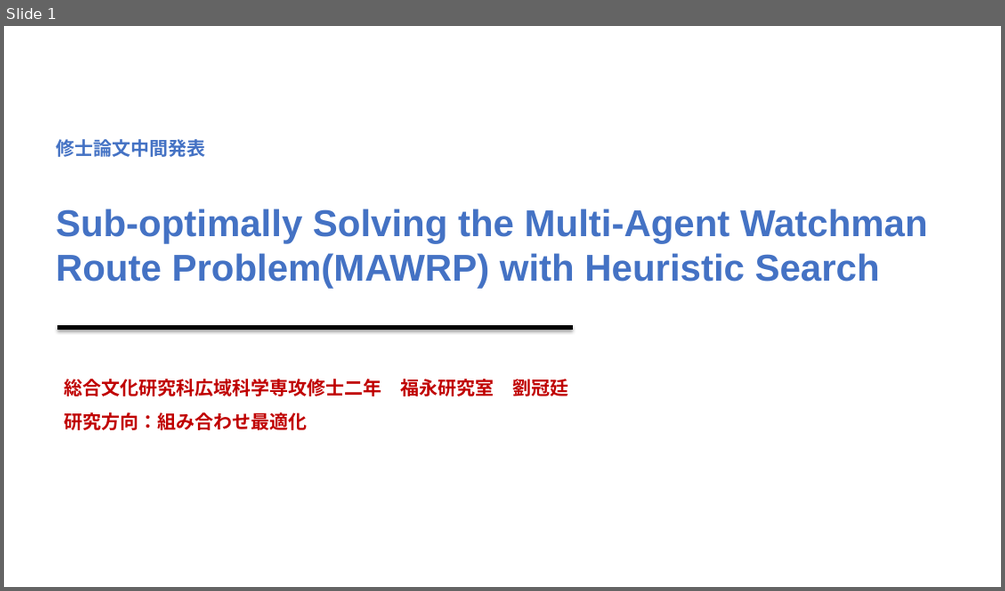
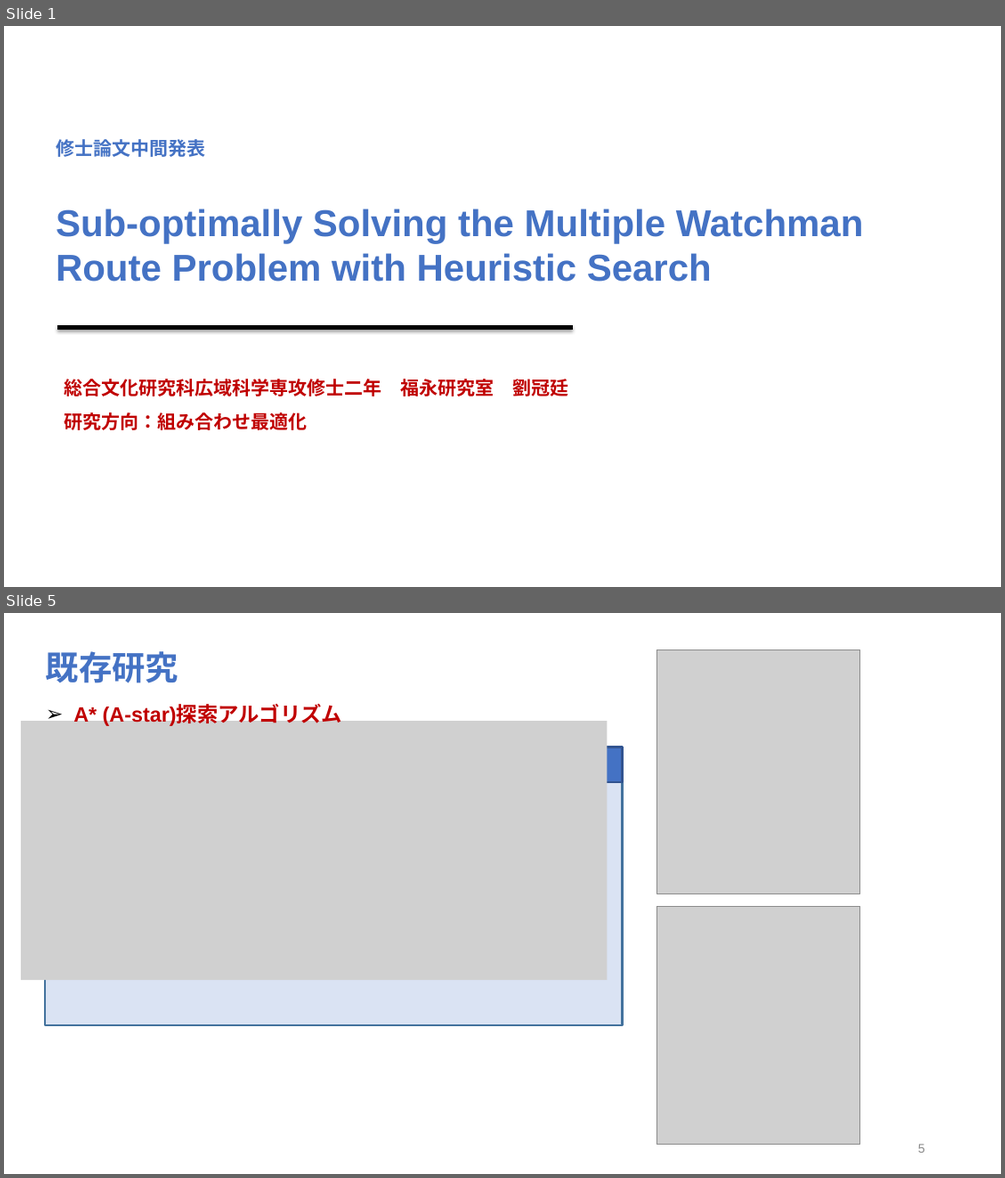
Before and after one commit to lgt494371725/Research, a slide deck: 31216835_LIUGuanting.pptx. Shown one above the other, each under a label of ours: slide 1 before the commit, slides 1 and 5 after it; the slides between them are not shown. The pictures are 1005x591 and 1005x1178 pixels, drawn with LibreOffice and Linux fonts; fonts in the diff are those of the drawing; grey boxes stand for pictures. Boxes give left, top, right and bottom in pixels: in the first picture for what was removed or moved away, otherwise in the second. Text is boxed around its words. In the diff, an @@ line names an element or a change of style, - is before the commit and + after.

Commit message:
multi-agent visualization complete

```diff
--- a/31216835_LIUGuanting.pptx
+++ b/31216835_LIUGuanting.pptx
@@ slide 5 added at bbox=[4, 613, 1001, 1174], background #FFFFFF @@
@@ text added at bbox=[46, 651, 178, 683], 32 pt, text #4472C4, bold @@
+既存研究
@@ picture added at bbox=[657, 649, 861, 893] @@
@@ text added at bbox=[73, 705, 342, 726], 20 pt, text #C00000, bold @@
+➢ A* (A-star)探索アルゴリズム
@@ picture added at bbox=[20, 721, 607, 981] @@
@@ rectangle added at bbox=[45, 747, 623, 1025], fill #DAE3F3, outline #43739E 2 pt @@
@@ rectangle added at bbox=[45, 747, 623, 782], fill #4472C4, outline #325491 2 pt @@
@@ picture added at bbox=[657, 906, 861, 1144] @@
@@ page number added at bbox=[918, 1143, 925, 1152], 12 pt, text #888888 @@
+5
@@ slide 1 changed as well @@
@@ text at bbox=[56, 208, 864, 281]: text changed @@
-Sub-optimally Solving the Multi-Agent Watchman Route Problem(MAWRP) with Heuristic Search
+Sub-optimally Solving the Multiple Watchman Route Problem with Heuristic Search
```
Also in this commit, not shown: 1 other slide changed, 11 other slides added, 1 slide removed, 6 other files.
